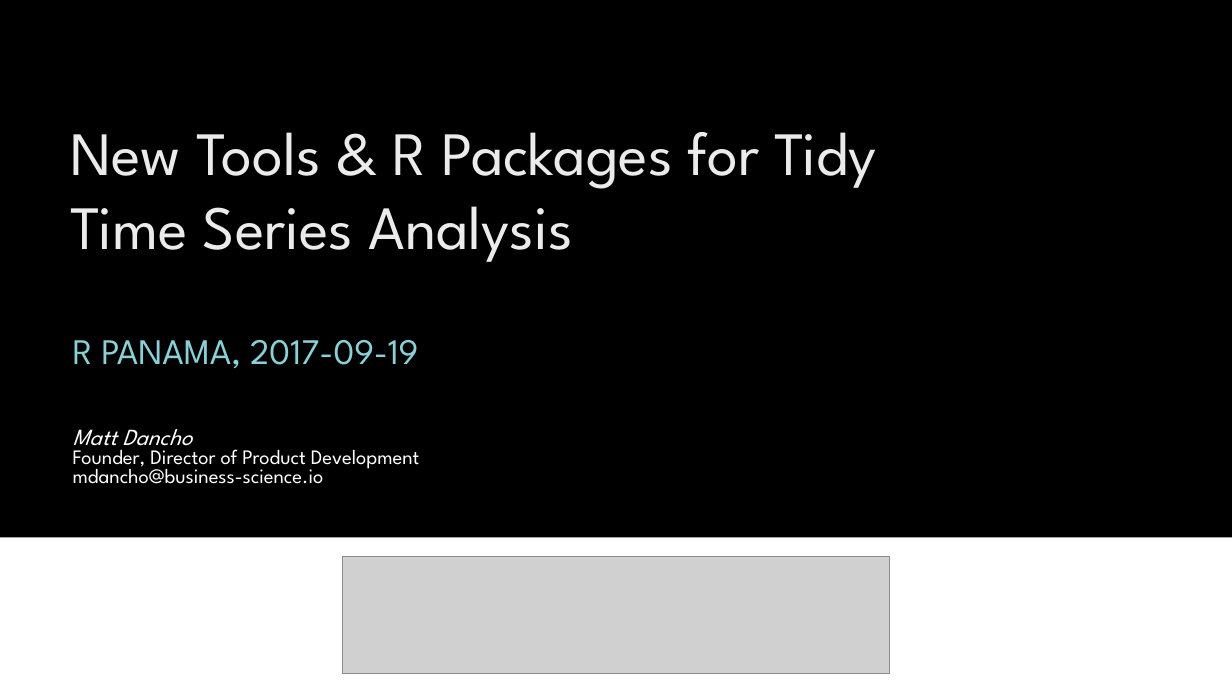
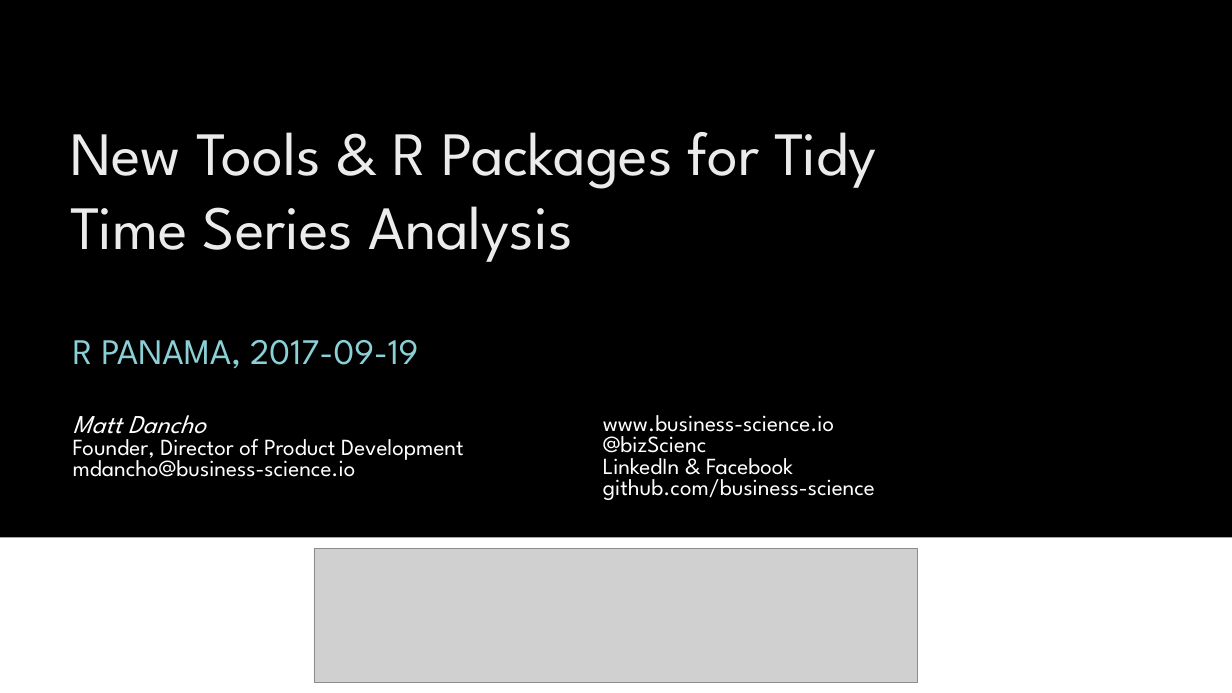
Before and after one commit to business-science/presentations, a slide deck: slide 1 of 2017_09_19_R_UserGroup_Panama/rPanama - 2017-09-19.pptx. Drawn at 1232x693 pixels with LibreOffice and Linux fonts; fonts in the diff are those of the drawing; grey boxes stand for pictures; background and template pictures are left out. Boxes give left, top, right and bottom in pixels: in the first picture for what was removed or moved away, otherwise in the second. Text is boxed around its words. In the diff, an @@ line names an element or a change of style, - is before the commit and + after.

```diff
--- a/2017_09_19_R_UserGroup_Panama/rPanama - 2017-09-19.pptx
+++ b/2017_09_19_R_UserGroup_Panama/rPanama - 2017-09-19.pptx
@@ table at box(64, 411, 1125, 533) @@
-row 1, column 2: 
+row 1, column 2: www.business-science.io / @bizScienc / LinkedIn & Facebook / github.com/business-science
@@ size 18 to 20 pt in "Matt Dancho" @@
@@ size 16 to 18 pt in "Founder, Director of Product Development", "mdancho@business-science.io" @@
@@ table: place and size @@
-table at box(64, 424, 1125, 510)
+table at box(64, 411, 1125, 533)
@@ picture: place and size @@
-picture at box(342, 556, 890, 674)
+picture at box(314, 549, 918, 683)
```
Also in this commit, not shown: 6 other slides changed, 1 slide added, 5 other files.
